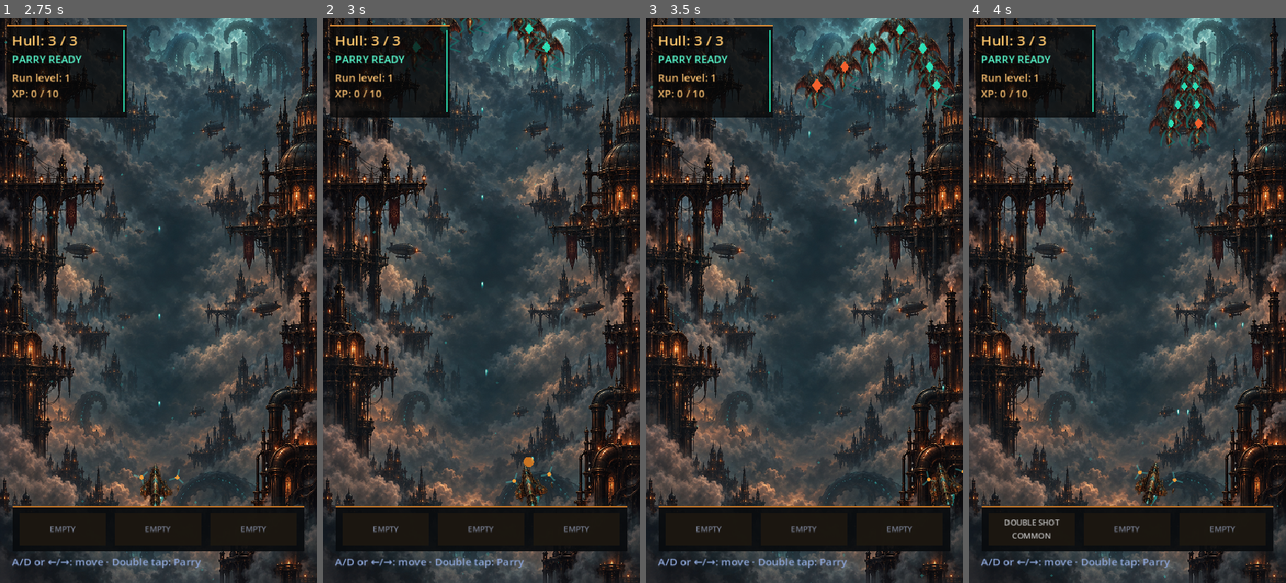
Above: before the commit, frames 1-4 (left to right).
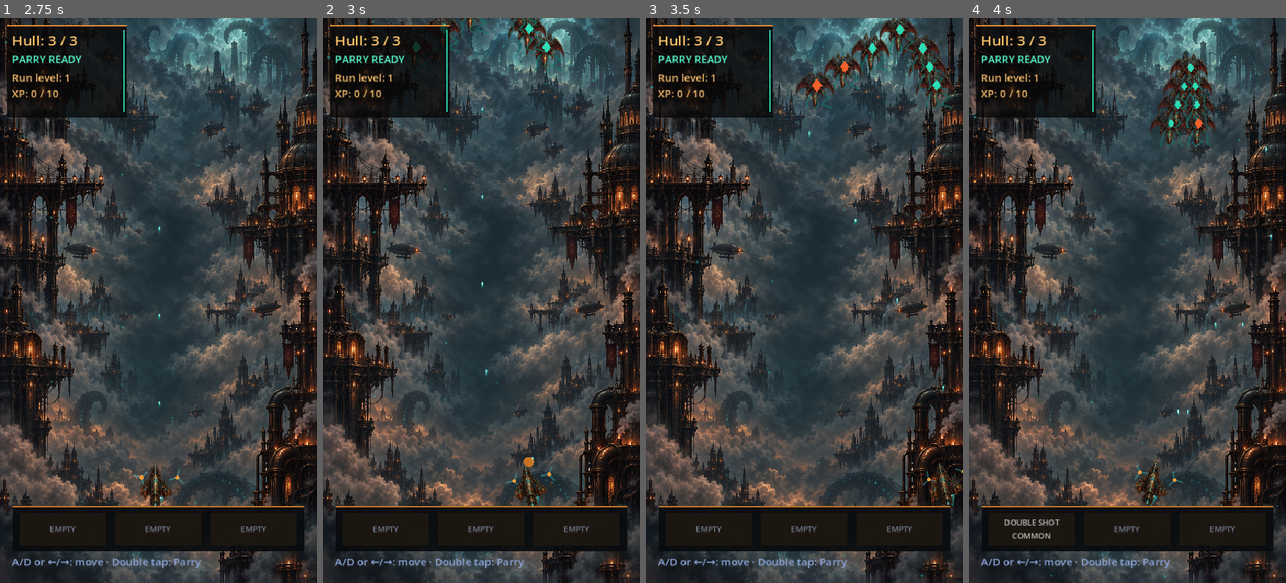
Above: after the commit, the same moments.

Repository: Gonz007/Bullet-Rogue
Game: Godot game, scene res://scenes/MainMenu.tscn
Same seed, same stepped clock (60 frames per second), same inputs: the game is played once before the commit and once after it.
Inputs (mouse positions are in pixels of both pictures, inside the frame that each line leads up to):
- Up to frame 1 (2.75 s): click "PLAY" at 0.5 s; click "PLAY" at 1.25 s; click "STAGE 1: FIRST CONTACT Learn …" at 2 s
- Up to frame 2 (3 s): tap Enter (ui_accept) at 2.75 s; move the mouse to (551, 272) at 2.77 s; hold D (move_right) from 2.78 s (still down); tap R at 2.85 s; click (551, 272) at 2.92 s
- Up to frame 3 (3.5 s): keep holding D (move_right); tap Enter (ui_accept) at 3.02 s
- Up to frame 4 (4 s): move the mouse to (1064, 328) at 3.52 s; release D (move_right) at 3.53 s; hold A (move_left) from 3.53 s (still down); tap 1 at 3.6 s; tap Enter (ui_accept) at 3.77 s

Frame 1 is identical in both runs. In frame 2, 0.4% of the frame differs, in the area x 32-77%, y 0-10%; in frame 3, 0.9%, in the area x 46-98%, y 0-17%; in frame 4, 0.6%.

Commit message:
fix: make coin drops fall vertically and normalize sprites

Diff:
--- a/scripts/coin_pickup.gd
+++ b/scripts/coin_pickup.gd
@@ -2,19 +2,14 @@
 extends Area2D
 
 @export var amount := 1
-@export var magnet_radius := 280.0
-@export var magnet_speed := 620.0
-@export var fall_speed := 95.0
+@export var fall_speed := 180.0
 
 var _pulse_time := 0.0
 var _collected := false
-var _settle_y := 0.0
 
 
 func _ready() -> void:
 	body_entered.connect(_on_body_entered)
-	# Coins should never remain stranded at the kill position above the player.
-	_settle_y = minf(global_position.y + 120.0, 690.0)
 
 
 func _process(delta: float) -> void:
@@ -22,16 +17,11 @@
 	rotation += delta * 2.5
 	var pulse := 1.0 + sin(_pulse_time * 5.0) * 0.12
 	$Visual.scale = Vector2.ONE * pulse
-	var player := get_tree().get_first_node_in_group("player") as Player
-	if player == null:
-		return
-	var distance := global_position.distance_to(player.global_position)
-	if distance <= magnet_radius:
-		# Accelerate naturally near the ship; this works for normal and big drops.
-		var speed := magnet_speed * (1.0 + (1.0 - distance / magnet_radius) * 1.8)
-		global_position = global_position.move_toward(player.global_position, speed * delta)
-	elif global_position.y < _settle_y:
-		global_position.y = minf(_settle_y, global_position.y + fall_speed * delta)
+	# Drops travel only on Y.  The player must line up with them to collect them;
+	# there is deliberately no hidden attraction or horizontal correction.
+	global_position.y += fall_speed * delta
+	if global_position.y > 900.0:
+		queue_free()
 
 
 func _on_body_entered(body: Node2D) -> void:
--- a/scripts/visual/enemy_sprite_visual.gd
+++ b/scripts/visual/enemy_sprite_visual.gd
@@ -9,6 +9,8 @@
 const RAMMER_TEXTURE := preload("res://assets/sprites/enemies/rammer.png")
 const LARGE_TEXTURE := preload("res://assets/sprites/enemies/large.png")
 const BOSS_TEXTURE := preload("res://assets/sprites/bosses/leviathan_boss.png")
+const STANDARD_SPRITE_SIZE := 64.0
+const BOSS_SPRITE_SIZE := 170.0
 
 
 func _ready() -> void:
@@ -18,7 +20,12 @@
 	_hide_legacy_polygons(host)
 	var sprite := Sprite2D.new()
 	sprite.texture = _texture_for(host)
-	sprite.scale = Vector2.ONE * (0.50 if host is Boss else 0.72)
+	# Crops have different source resolutions. Normalize them to a fixed on-screen
+	# size so a tall source image cannot turn a regular enemy into a giant.
+	var texture_size := sprite.texture.get_size()
+	var largest_side := maxf(texture_size.x, texture_size.y)
+	var target_size := BOSS_SPRITE_SIZE if host is Boss else STANDARD_SPRITE_SIZE
+	sprite.scale = Vector2.ONE * target_size / largest_side
 	sprite.z_index = 0
 	add_child(sprite)
 
